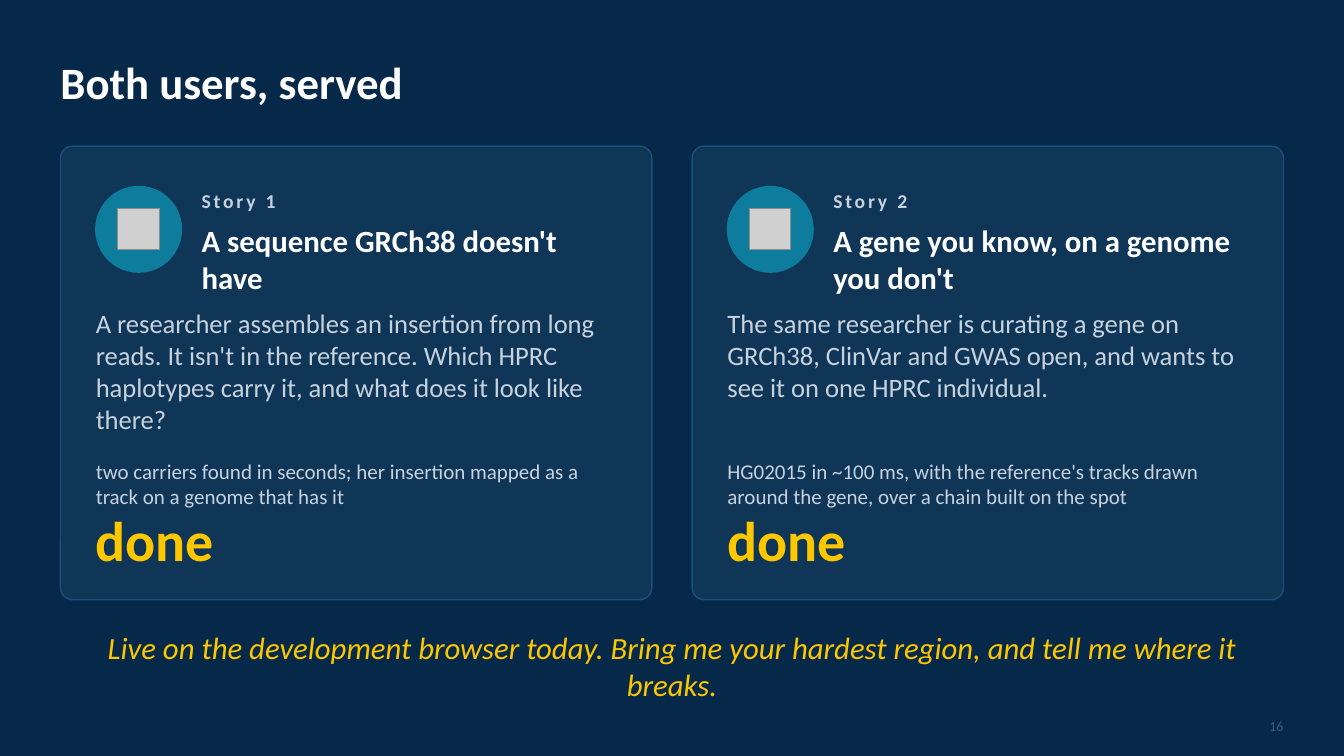
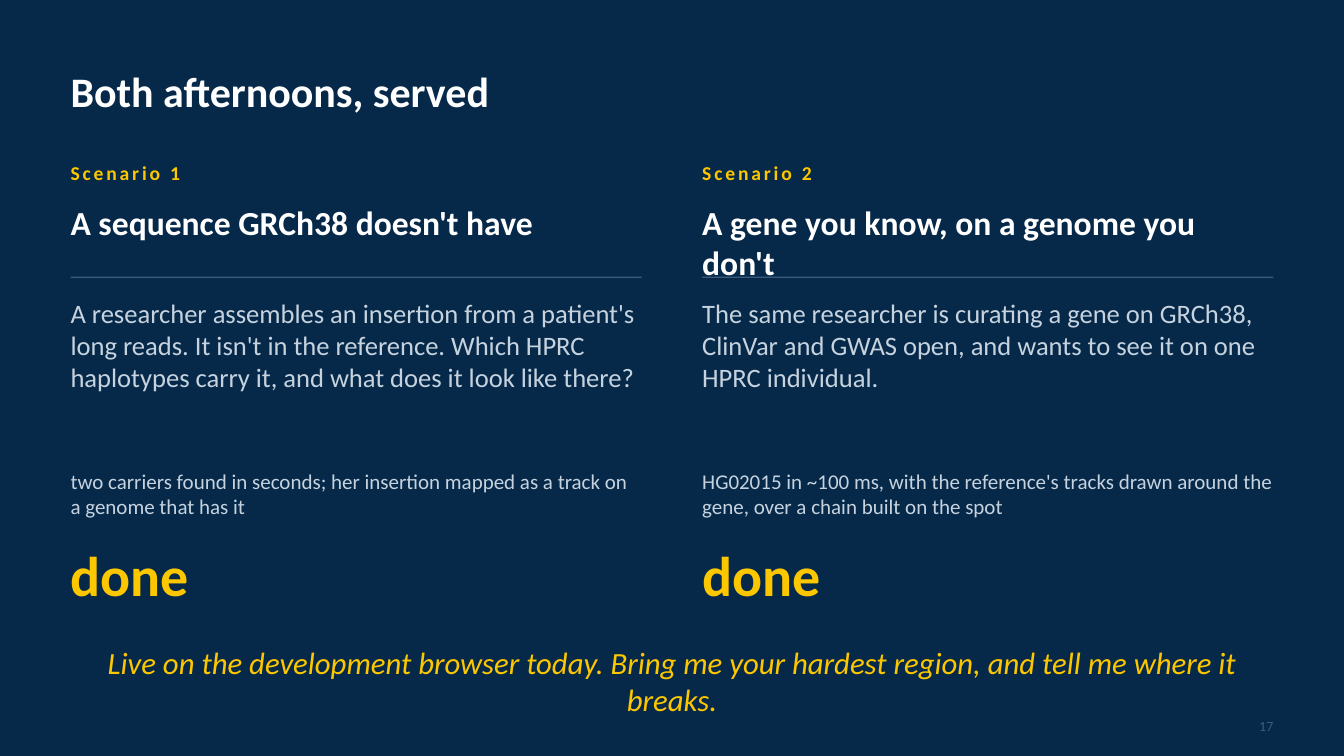
Before and after one commit to parsaeskandar/hprc_2026_poster, a slide deck: slide 17 of talk/HPRC2026_talk.pptx (slide 16 before the commit). Drawn at 1344x756 pixels with LibreOffice and Linux fonts; fonts in the diff are those of the drawing; grey boxes stand for pictures. Boxes give left, top, right and bottom in pixels: in the first picture for what was removed or moved away, otherwise in the second. Text is boxed around its words. In the diff, an @@ line names an element or a change of style, - is before the commit and + after.

Commit message:
Talk v3: challenge-first structure, brief tag-array section from the paper and WABI deck, two screen-recording scenarios with auto-embed, who-this-is-for slide, more minimal theme

```diff
--- a/talk/HPRC2026_talk.pptx
+++ b/talk/HPRC2026_talk.pptx
@@ text at (71, 77, 489, 113): text changed; size 32 to 30 pt @@
-Both users, served
+Both afternoons, served
@@ rounded rectangle removed at (60, 146, 652, 600) @@
@@ rounded rectangle removed at (693, 146, 1285, 600) @@
@@ text at (71, 166, 180, 180): text changed; text colour #C6D3DF to #FDC700 @@
-Story 1
+Scenario 1
@@ text at (702, 166, 812, 180): text changed; text colour #C6D3DF to #FDC700 @@
-Story 2
+Scenario 2
@@ text "A sequence GRCh38 doesn't have": place and size @@
-text "A sequence GRCh38 doesn't have" at (202, 230, 557, 290)
+text "A sequence GRCh38 doesn't have" at (71, 211, 533, 241)
@@ text "A sequence GRCh38 doesn't have" at (71, 211, 533, 241): size 22 to 24 pt @@
@@ ellipse removed at (96, 187, 181, 272) @@
@@ picture removed at (118, 209, 159, 250) @@
@@ text "A gene you know, on ..." at (702, 211, 1196, 278): size 22 to 24 pt @@
@@ text "A gene you know, on ...": place and size @@
-text "A gene you know, on ..." at (833, 230, 1230, 294)
+text "A gene you know, on ..." at (702, 211, 1196, 278)
@@ ellipse removed at (728, 187, 814, 272) @@
@@ picture removed at (750, 209, 791, 250) @@
@@ line added from (71, 277) to (642, 277), #3D5A7A 1 pt @@
@@ text "The same researcher is curating ..." rewrapped from (727, 314, 1234, 397) to (702, 304, 1255, 387) @@
@@ line added from (703, 277) to (1273, 277), #3D5A7A 1 pt @@
@@ text at (71, 304, 634, 392): text changed @@
-A researcher assembles an insertion from long reads. It isn't in the reference. Which HPRC haplotypes carry it, and what does it look like there?
+A researcher assembles an insertion from a patient's long reads. It isn't in the reference. Which HPRC haplotypes carry it, and what does it look like there?
@@ text "two carriers found in seconds; ..." rewrapped from (96, 464, 578, 508) to (71, 474, 627, 518) @@
@@ text "HG02015 in ~100 ms, with ..." rewrapped from (727, 464, 1198, 508) to (702, 474, 1271, 518) @@
@@ text "done": place and size @@
-text "done" at (96, 521, 214, 562)
+text "done" at (71, 556, 189, 597)
@@ text "done": place and size @@
-text "done" at (727, 521, 845, 562)
+text "done" at (702, 556, 820, 597)
@@ text "Live on the development browser ...": place and size @@
-text "Live on the development browser ..." at (108, 637, 1235, 697)
+text "Live on the development browser ..." at (108, 652, 1235, 712)
@@ text added at (1259, 722, 1273, 731), 10 pt, text #3D5A7A @@
+17
@@ text removed at (1269, 722, 1283, 731) @@
-16
```
Also in this commit, not shown: 11 other slides changed, 11 slides added, 9 slides removed, 13 other files.
